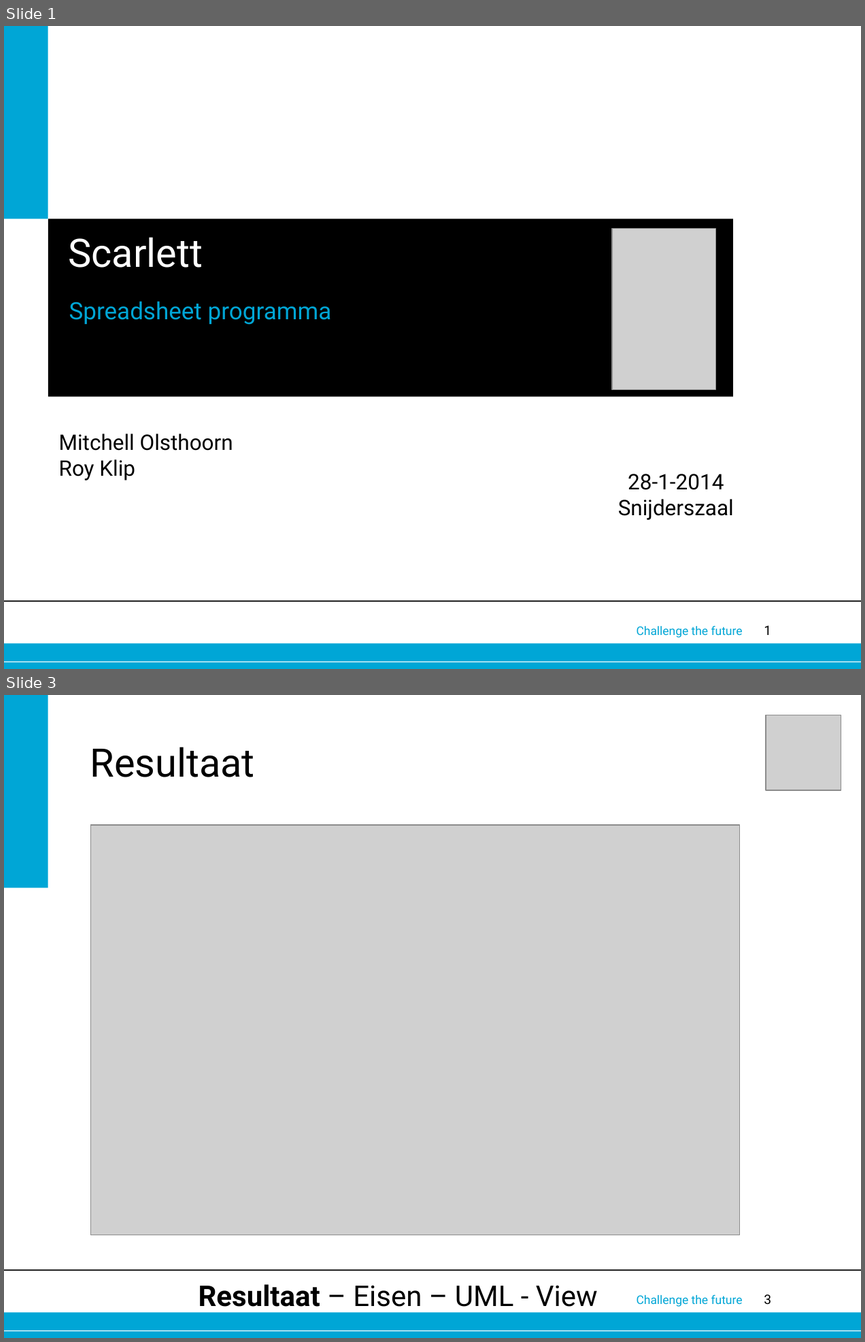
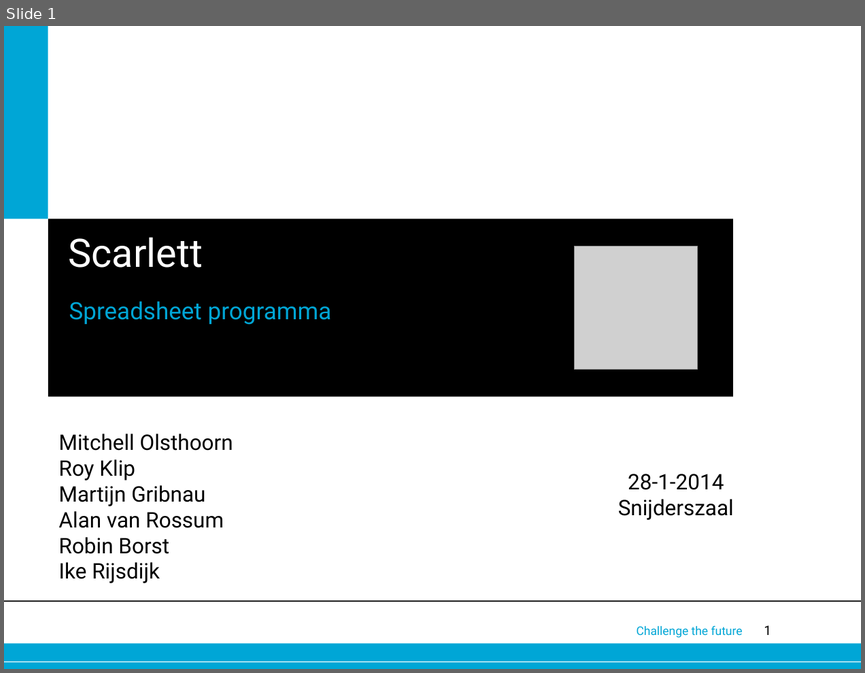
Before and after one commit to foresterre/Spreadsheet, a slide deck: Documents/OOP project presentatie.pptx. Shown one above the other, each under a label of ours: slides 1 and 3 before the commit, slide 1 after it; the slides between them are not shown. The pictures are 865x1342 and 865x673 pixels, drawn with LibreOffice and Linux fonts; fonts in the diff are those of the drawing; grey boxes stand for pictures; background and template pictures are left out. Boxes give left, top, right and bottom in pixels: in the first picture for what was removed or moved away, otherwise in the second. Text is boxed around its words. In the diff, an @@ line names an element or a change of style, - is before the commit and + after.

```diff
--- a/Documents/OOP project presentatie.pptx
+++ b/Documents/OOP project presentatie.pptx
@@ slide 3 removed at [4, 695, 861, 1338], background #FFFFFF; not listed: 5 template elements that a slide beside it also shows @@
@@ rectangle removed at [4, 695, 48, 888] @@
@@ picture removed at [766, 715, 841, 791] @@
@@ title removed at [90, 747, 254, 777] @@
-Resultaat
@@ picture removed at [90, 826, 739, 1235] @@
@@ text removed at [198, 1284, 598, 1312] @@
-Resultaat – Eisen – UML - View
@@ slide 1 changed as well @@
@@ picture removed at [613, 228, 716, 389] @@
@@ picture added at [574, 246, 697, 369] @@
@@ text at [59, 485, 224, 583]: paragraphs added @@
+Martijn Gribnau
+Alan van Rossum
+Robin Borst
+Ike Rijsdijk
```
Also in this commit, not shown: 2 other slides changed, 8 slides added, 19 other slides removed.
